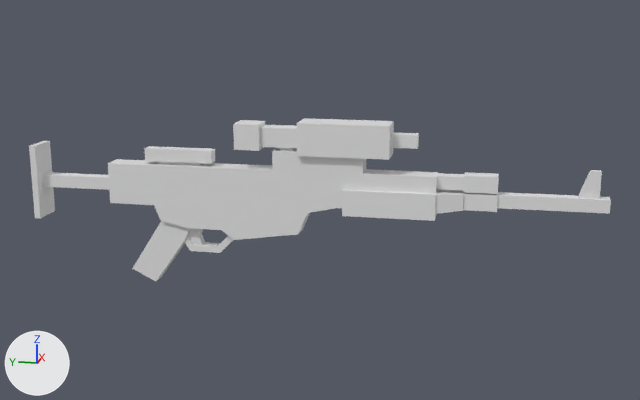
A saved change to the Blender file resources/models/blasters/a280c/A280C.blend.
The view is the same before and after, from a camera (50 mm lens) standing at (-9.83, -3.32, 2.96) and looking at (0.05, -1.35, 0.49). The lights are fixed; the arrows at lower left show +X, +Y and +Z.

In view in the first picture: 'A280C'.
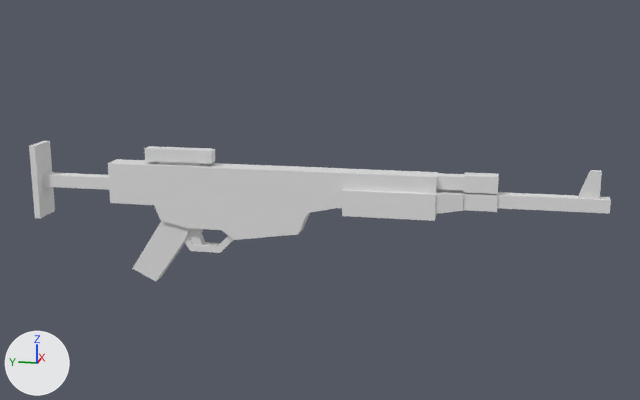
Pixel boxes (x1, y1, x2, y2) of what changed, in the pictures (640 x 400 px):
'A280C', reshaped (14% shorter)
    before: (29, 118, 611, 281)
    after: (29, 141, 611, 281)
part 1 of me_plane_001, deleted
    before: (260, 125, 297, 148)
part 2 of me_plane_001, deleted
    before: (297, 118, 394, 160)
part 3 of me_plane_001, deleted
    before: (233, 120, 265, 151)
part 4 of me_plane_001, deleted
    before: (391, 132, 419, 149)
part 5 of me_plane_001, cut back
    before: (272, 148, 366, 174)
    after: (278, 166, 366, 174)

The change in detail:
me_plane_001 has 212 vertices, 124 faces and spans x -0.19..0.19, y -4.58..2.18, z -0.6..1.43.
me_plane_001 is used by ob_a280c; location (0.0, 0.0, 0.0).
Verts and faces of me_plane_001; kept vertices keep their numbers, new ones are numbered from 212.
Before the commit, vertices of me_plane_001: 199 (-0.13, -0.83, 1.09) at pixel (272, 150), 200 (0.13, -0.83, 1.09), 201 (-0.13, -1.88, 1.09), 202 (0.13, -1.88, 1.09).
me_plane_001 part 1: the loose piece of 8 vertices spanning x -0.11..0.11, y -1.13..-0.68, z 1.13..1.35 is deleted.
me_plane_001 part 2: the loose piece of 8 vertices spanning x -0.19..0.19, y -2.18..-1.13, z 1.05..1.43 is deleted.
me_plane_001 part 3: the loose piece of 8 vertices spanning x -0.15..0.15, y -0.68..-0.38, z 1.09..1.39 is deleted.
me_plane_001 part 4: the loose piece of 8 vertices spanning x -0.08..0.08, y -2.48..-2.18, z 1.16..1.31 is deleted.
Part 5, on me_plane_001:
Faces deleted: (199, 201, 202, 200).
Vertices 199 to 202 move by (0.0, 0.0, -0.23).
